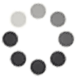
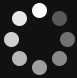
Before/after of a 77x78 layered artwork. What changed in the layer stack:
removed layer "1 copy 6" over bbox(0, 1, 76, 77)
added group "Group 1" with 8 layers above "Layer 0" over bbox(4, 3, 75, 75)
added layer "Ellipse 1" (8th of 8, in "Group 1") in group "Group 1" over bbox(32, 3, 47, 18)
added layer "Ellipse 1 copy 7" (8th of 8, in "Group 1") (90%) in group "Group 1" over bbox(12, 11, 27, 26)
added layer "Ellipse 1 copy 6" (8th of 8, in "Group 1") (80%) in group "Group 1" over bbox(4, 32, 19, 47)
added layer "Ellipse 1 copy 5" (8th of 8, in "Group 1") (70%) in group "Group 1" over bbox(12, 51, 27, 66)
added layer "Ellipse 1 copy 4" (8th of 8, in "Group 1") (60%) in group "Group 1" over bbox(32, 60, 47, 75)
added layer "Ellipse 1 copy 3" (8th of 8, in "Group 1") (50%) in group "Group 1" over bbox(52, 51, 67, 66)
added layer "Ellipse 1 copy 2" (8th of 8, in "Group 1") (40%) in group "Group 1" over bbox(60, 32, 75, 47)
added layer "Ellipse 1 copy" (8th of 8, in "Group 1") (30%) in group "Group 1" over bbox(52, 11, 67, 26)
renamed "Background" to "Layer 0", showed it over bbox(0, 0, 77, 78)
